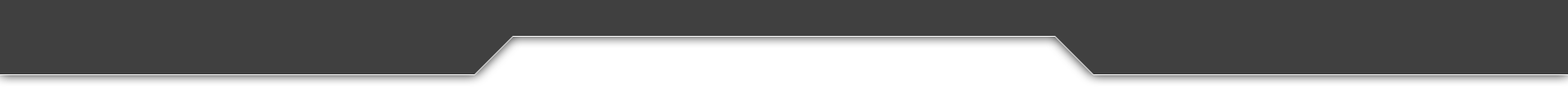
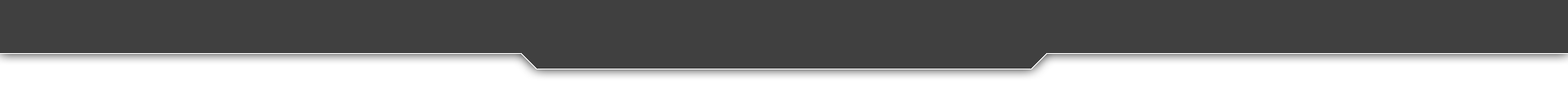
Two versions of the same layered image (1568px x 98px). Layer-by-layer changes:
added layer "Layer 2 copy" above "Layer 1" over [0, 35, 1568, 69]
hid "Layer 1" over [0, 35, 1568, 75]
